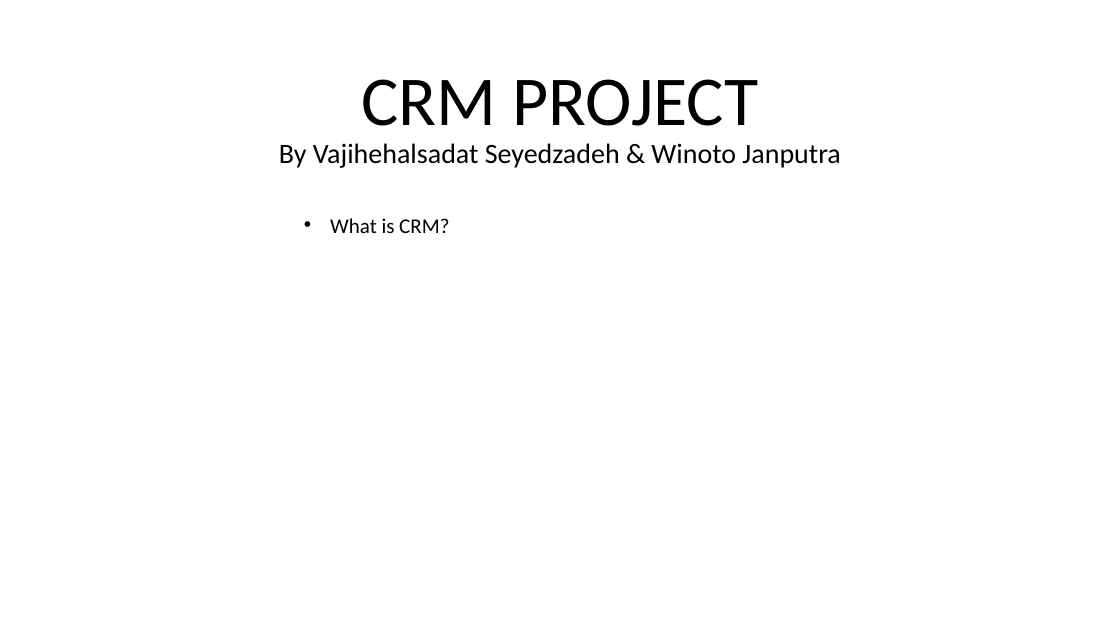
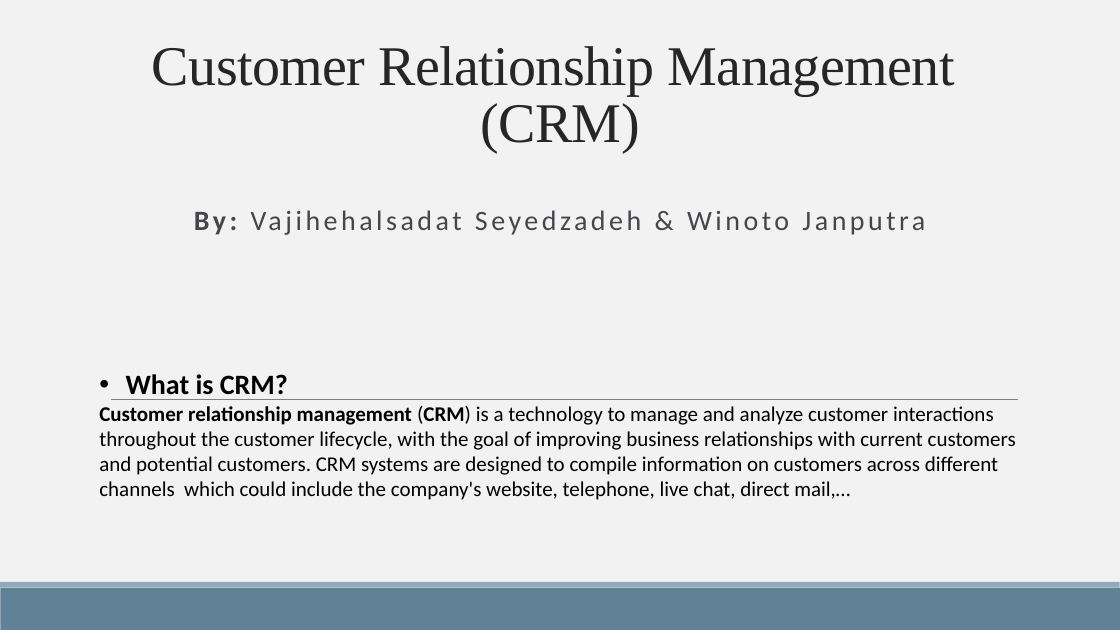
Before and after one commit to winotoj/ipd10-dotnet-CRM-Project, a slide deck: slide 1 of CRM PROJECT.pptx. Drawn at 1120x630 pixels with LibreOffice and Linux fonts; fonts in the diff are those of the drawing. Boxes give left, top, right and bottom in pixels: in the first picture for what was removed or moved away, otherwise in the second. Text is boxed around its words. In the diff, an @@ line names an element or a change of style, - is before the commit and + after.

```diff
--- a/CRM PROJECT.pptx
+++ b/CRM PROJECT.pptx
@@ background #FFFFFF to #F2F2F2 @@
@@ title at bbox=[152, 46, 955, 153]: text changed; size 60 to 48 pt; font Calibri to Times New Roman; text colour #000000 to #262626 @@
-CRM PROJECT
+Customer Relationship Management
+(CRM)
@@ subtitle at bbox=[279, 143, 840, 168]: text changed; text colour #000000 to #46464A @@
-By Vajihehalsadat Seyedzadeh & Winoto Janputra
+By: Vajihehalsadat Seyedzadeh & Winoto Janputra
@@ text "What is CRM?": place and size @@
-text "What is CRM?" at bbox=[330, 218, 449, 233]
+text "What is CRM?" at bbox=[99, 374, 1016, 500]
@@ text at bbox=[126, 374, 288, 400]: size 18 to 24 pt, bold on in "What is CRM?" @@
@@ text at bbox=[99, 406, 1016, 500]: paragraph added @@
+Customer relationship management (CRM) is a technology to manage and analyze customer interactions throughout the customer lifecycle, with the goal of improving business relationships with current customers and potential customers. CRM systems are designed to compile information on customers across different channels which could include the company's website, telephone, live chat, direct mail,…
@@ line added from (111, 399) to (1018, 399), #808080 0.5 pt @@
@@ rectangle added at bbox=[0, 588, 1120, 630], fill #618197 @@
@@ rectangle added at bbox=[0, 582, 1120, 588], fill #92A9B9 @@
```
Also in this commit, not shown: 5 other slides changed, 1 slide added, 1 slide removed, 1 other file.
